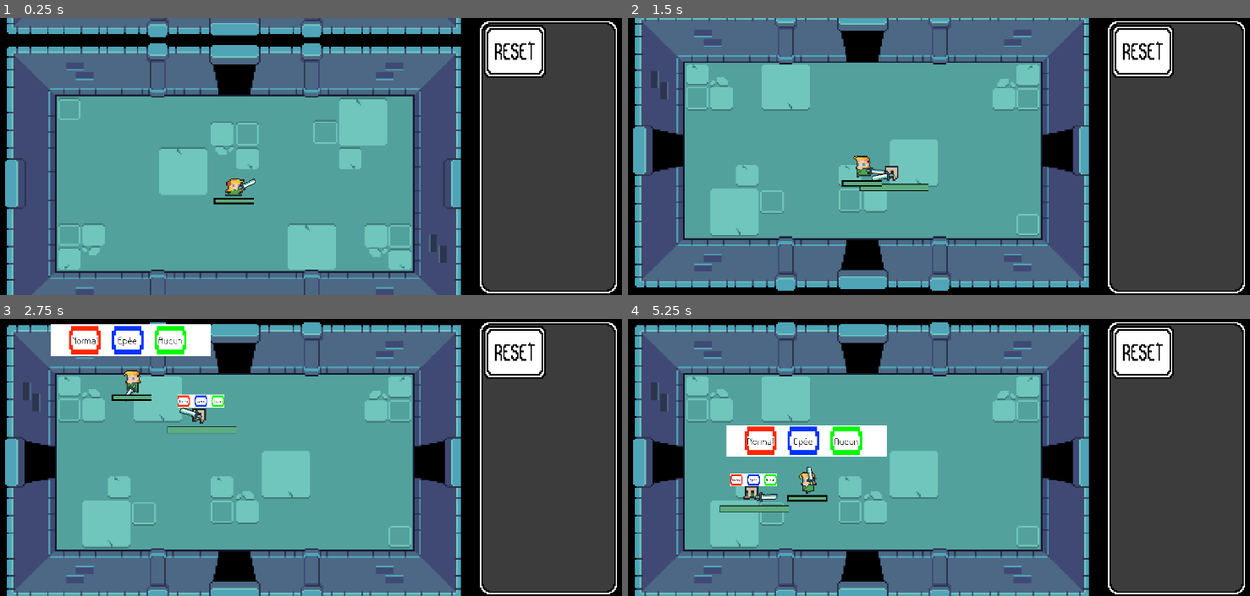
Above: before the commit, frames 1-4 (two rows, left to right).
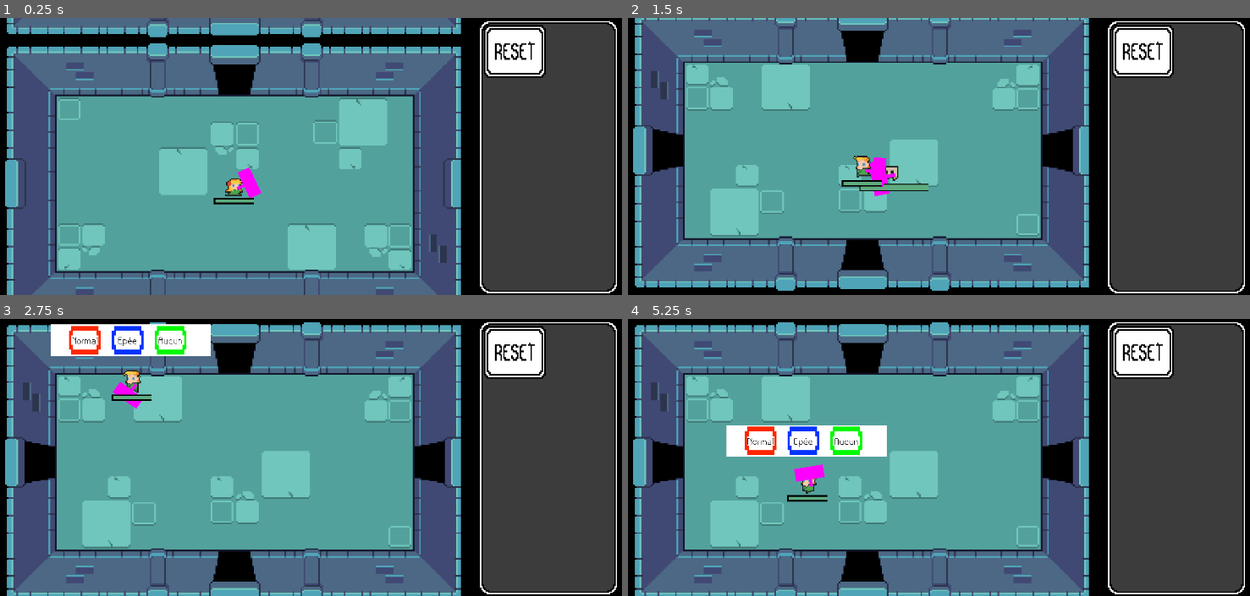
Above: after the commit, the same moments.

Repository: Lmorder2/Game-Jam---Max-Pierre-Arthur-Thomas
Game: Godot game, scene res://world.tscn
Same seed, same stepped clock (60 frames per second), same inputs: the game is played once before the commit and once after it.
Inputs (mouse positions are in pixels of both pictures, inside the frame that each line leads up to):
- Up to frame 1 (0.25 s): no input
- Up to frame 2 (1.5 s): move the mouse to (907, 211) at 0.52 s; hold Up (up) from 0.53 s (still down); click (907, 211) at 0.6 s; move the mouse to (1150, 198) at 1.27 s; click (1150, 198) at 1.35 s
- Up to frame 3 (2.75 s): move the mouse to (111, 415) at 2.02 s; release Up (up) at 2.03 s; hold A (left) from 2.03 s (still down); hold Alt (alt) from 2.03 s (still down); click (111, 415) at 2.3 s
- Up to frame 4 (5.25 s): move the mouse to (976, 457) at 2.77 s; release Alt (alt) at 2.78 s; tap , (deblock case test) at 2.85 s; click (976, 457) at 3.05 s; move the mouse to (845, 388) at 3.52 s; release A (left) at 3.53 s; hold S (down) 3.53-4.28 s; click (845, 388) at 3.6 s; move the mouse to (1094, 443) at 4.27 s; hold D (right) 4.28-5.03 s; click (1094, 443) at 4.35 s; move the mouse to (808, 471) at 5.02 s; hold Up (up) from 5.03 s (still down); hold Alt (alt) from 5.03 s (still down)

The runs differ from the first frame. In frame 1, 0.2% of the frame differs, in the area x 37-43%, y 53-65%; in frame 2, 0.3%; in frame 3, 1.0%; in frame 4, 1.1%, in the area x 14-33%, y 52-70%.
Error after the commit: Invalid assignment of property or key 'visible' with value of type 'bool' on a base object of type 'null instance'. (res://weapons.gd:15)

Commit message:
chepa

Diff:
--- a/player.tscn
+++ b/player.tscn
@@ -131,5 +131,4 @@
 [editable path="BoxMots/HBoxContainer/Case1"]
 [editable path="BoxMots/HBoxContainer/Case2"]
 [editable path="BoxMots/HBoxContainer/Case3"]
-[editable path="BoxMots/HBoxContainer/Case4"]
 [editable path="HealthManager"]
--- /dev/null
+++ b/weapons_sword.tscn
@@ -0,0 +1,29 @@
+[gd_scene load_steps=4 format=3 uid="uid://7wdw423elhcf"]
+
+[ext_resource type="Script" uid="uid://ch578lxvaxe8m" path="res://weapons.gd" id="1_6ptjx"]
+
+[sub_resource type="PlaceholderTexture2D" id="PlaceholderTexture2D_i3pqv"]
+
+[sub_resource type="PlaceholderTexture2D" id="PlaceholderTexture2D_6ptjx"]
+
+[node name="WeaponsSword" type="Area2D" node_paths=PackedStringArray("hitbox")]
+visibility_layer = 4
+collision_mask = 4
+script = ExtResource("1_6ptjx")
+hitbox = NodePath("SwordAttack")
+
+[node name="Sword" type="Sprite2D" parent="."]
+scale = Vector2(10.5, 1.8761)
+texture = SubResource("PlaceholderTexture2D_i3pqv")
+offset = Vector2(0.45, 0)
+
+[node name="SwordAttack" type="CollisionPolygon2D" parent="."]
+position = Vector2(0, 7)
+polygon = PackedVector2Array(4, -14, 12, -16, 12, 2, 4, 0)
+
+[node name="Sprite2D" type="Sprite2D" parent="."]
+position = Vector2(8, 0)
+scale = Vector2(8, 18)
+texture = SubResource("PlaceholderTexture2D_6ptjx")
+
+[connection signal="body_entered" from="." to="." method="_on_body_entered"]
--- a/world.tscn
+++ b/world.tscn
@@ -22,10 +22,9 @@
 
 [node name="World" type="Node2D"]
 
-[node name="Player" parent="." node_paths=PackedStringArray("START_GAME") instance=ExtResource("2_mpfnx")]
+[node name="Player" parent="." instance=ExtResource("2_mpfnx")]
 position = Vector2(160, 279)
 motion_mode = 1
-START_GAME = NodePath("../START_GAME")
 
 [node name="spawn" parent="." instance=ExtResource("2_gbfbk")]
 position = Vector2(0, 180)
Not shown: 1 places in mob.tscn that only renumber resources
Not shown: 1 places in player.tscn that only renumber resources
